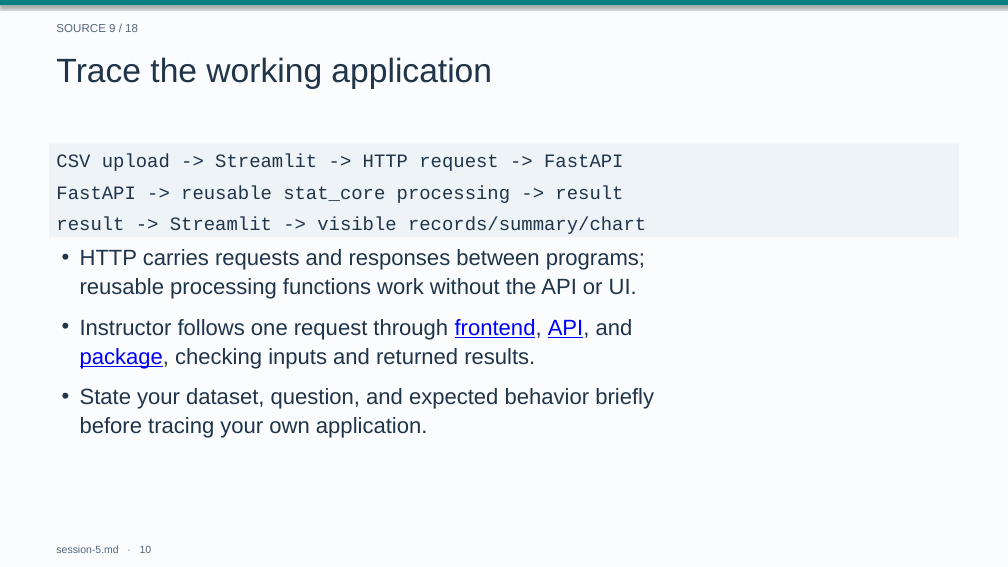
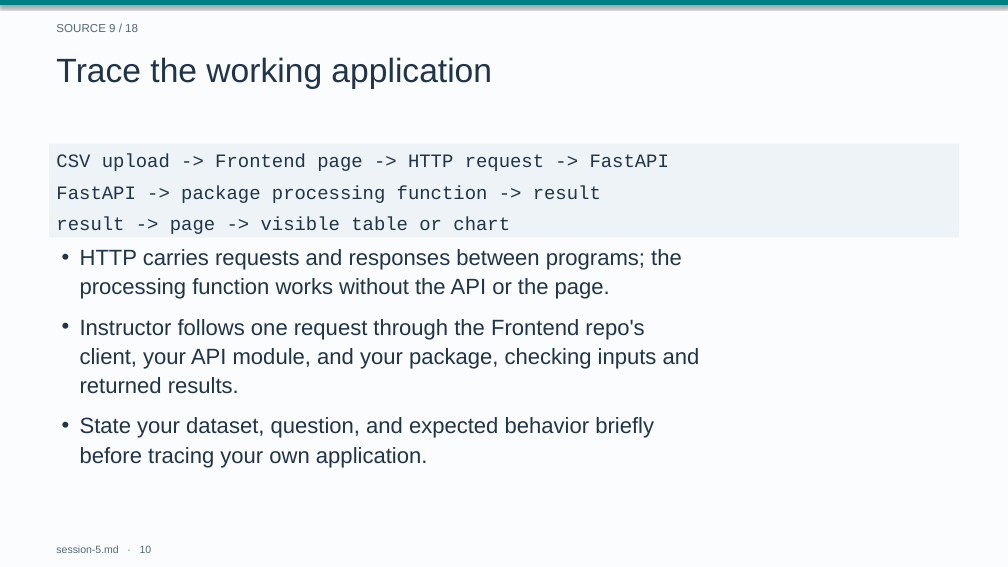
Before and after one commit to drweihungpan-lab/3R-teaching, a slide deck: slide 10 of materials/slides/session-5.pptx. Drawn at 1008x567 pixels with LibreOffice and Linux fonts; fonts in the diff are those of the drawing. Boxes give left, top, right and bottom in pixels: in the first picture for what was removed or moved away, otherwise in the second. Text is boxed around its words. In the diff, an @@ line names an element or a change of style, - is before the commit and + after.

```diff
--- a/materials/slides/session-5.pptx
+++ b/materials/slides/session-5.pptx
@@ text in rectangle at <box>56,154,669,171</box>: text changed @@
-CSV upload -> Streamlit -> HTTP request -> FastAPI
+CSV upload -> Frontend page -> HTTP request -> FastAPI
@@ text at <box>56,185,601,203</box>: text changed @@
-FastAPI -> reusable stat_core processing -> result
+FastAPI -> package processing function -> result
@@ text in rectangle at <box>56,217,510,234</box>: text changed @@
-result -> Streamlit -> visible records/summary/chart
+result -> page -> visible table or chart
@@ text at <box>80,249,682,299</box>: text changed @@
-• HTTP carries requests and responses between programs;
-  reusable processing functions work without the API or UI.
+• HTTP carries requests and responses between programs; the
+  processing function works without the API or the page.
@@ text at <box>80,319,700,394</box>: text changed @@
-• Instructor follows one request through frontend, API, and
-  package, checking inputs and returned results.
+• Instructor follows one request through the Frontend repo's
+  client, your API module, and your package, checking inputs and
+  returned results.
@@ text "State your dataset, question, and ...": place and size @@
-text "State your dataset, question, and ..." at <box>80,388,654,438</box>
+text "State your dataset, question, and ..." at <box>80,417,654,468</box>
```
Also in this commit, not shown: 16 other slides changed, 1 slide removed, 5 other files.
